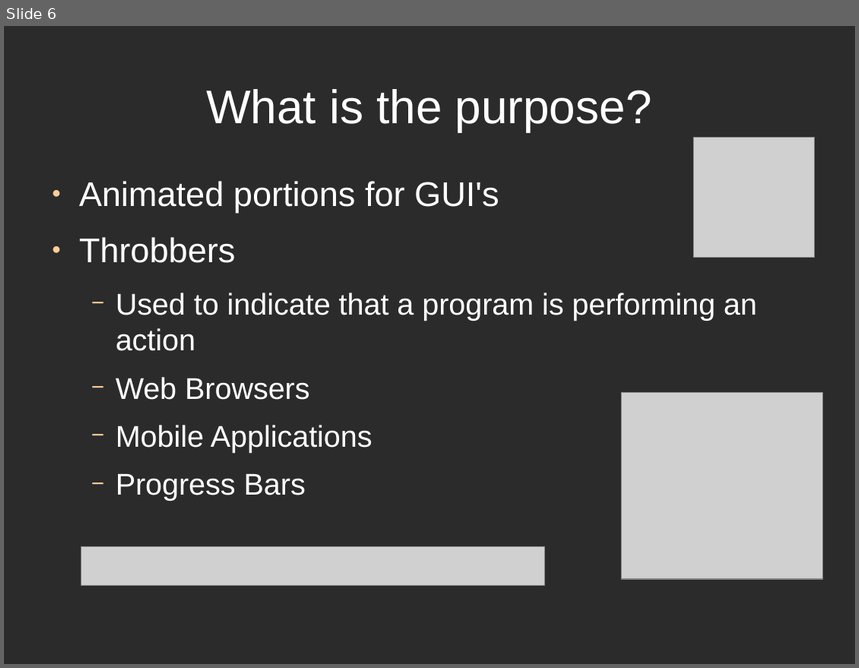
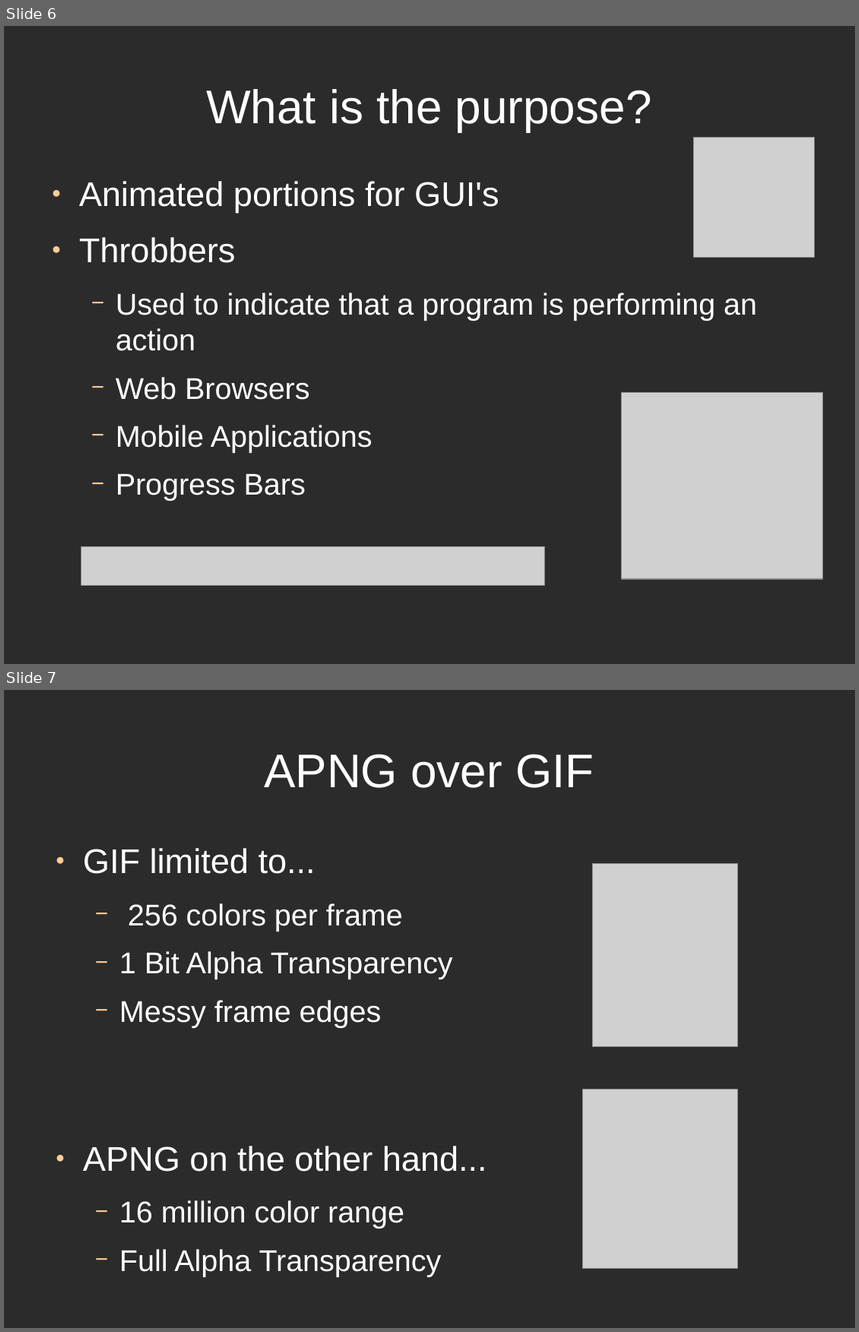
Before and after one commit to directrix1/se2, a slide deck: wip/SE2Presentation.odp. Shown one above the other, each under a label of ours: slide 6 before the commit, slides 6 and 7 after it. The pictures are 859x668 and 859x1332 pixels, drawn with LibreOffice and Linux fonts; fonts in the diff are those of the drawing; grey boxes stand for pictures; background and template pictures are left out; a plain dark background stands for a picture behind light text. Boxes give left, top, right and bottom in pixels: in the first picture for what was removed or moved away, otherwise in the second. Text is boxed around its words. In the diff, an @@ line names an element or a change of style, - is before the commit and + after.

```diff
--- a/wip/SE2Presentation.odp
+++ b/wip/SE2Presentation.odp
@@ slide 7 added at <box>4,690,855,1328</box>, background picture (left out) @@
@@ title added at <box>264,754,594,788</box>, 44 pt, text #FFFFFF @@
+APNG over GIF
@@ text added at <box>83,848,487,1277</box>, 28 pt, text #FFFFFF @@
+● GIF limited to...
+  − 256 colors per frame
+  − 1 Bit Alpha Transparency
+  − Messy frame edges
+● APNG on the other hand...
+  − 16 million color range
+  − Full Alpha Transparency
@@ picture added at <box>593,864,738,1047</box> @@
@@ picture added at <box>583,1089,738,1269</box> @@
```
